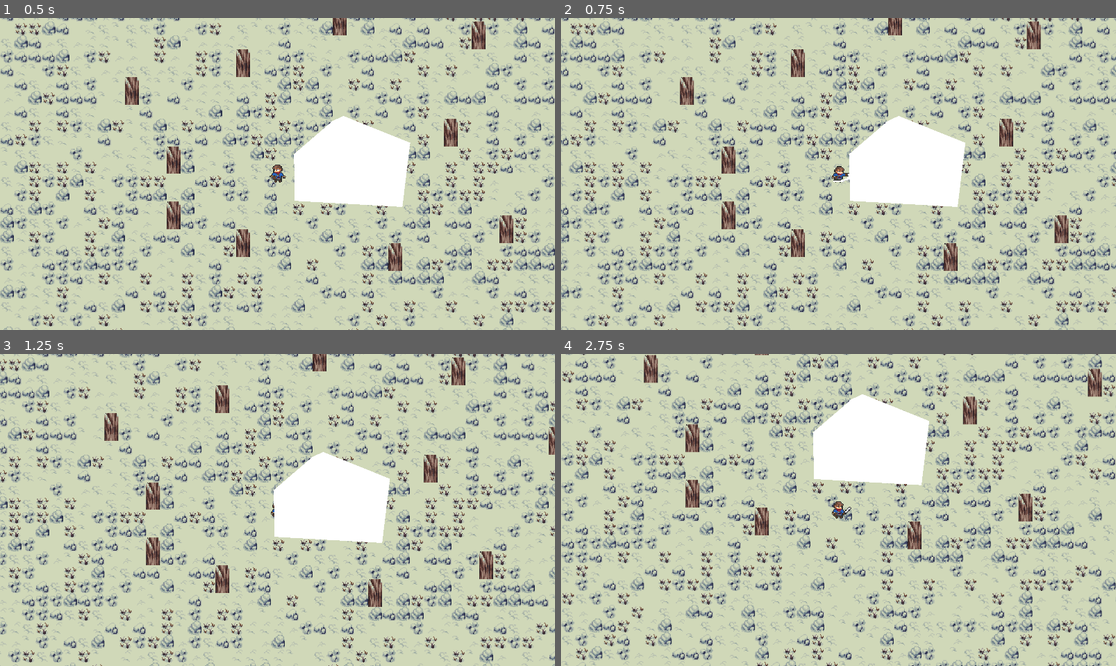
Above: before the commit, frames 1-4 (two rows, left to right).
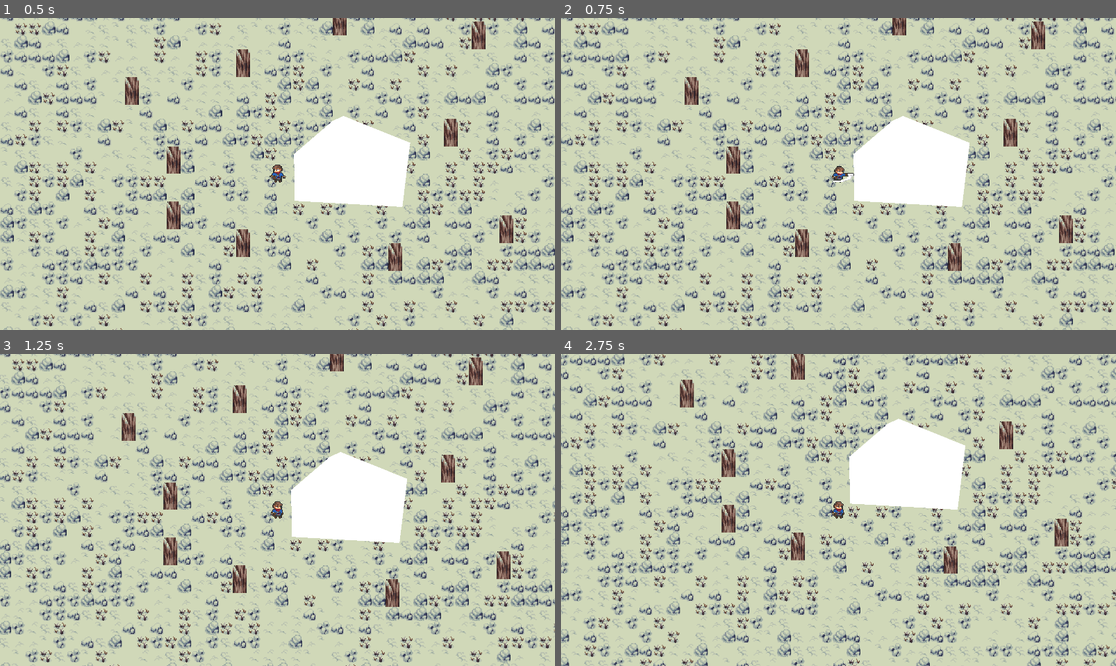
Above: after the commit, the same moments.

Repository: Frisoulou/Blizzard
Game: Godot game, scene res://Scenes/main.tscn
Two runs of this game, one before a commit and one after it. Both use one fixed random seed, a clock stepped at 60 frames per second and the inputs below.
Inputs (mouse positions are in pixels of both pictures, inside the frame that each line leads up to):
- Up to frame 1 (0.5 s): no input
- Up to frame 2 (0.75 s): tap Enter at 0.5 s; move the mouse to (960, 158) at 0.52 s; press the mouse at (960, 158) at 0.53 s; hold Right (right) from 0.53 s (still down)
- Up to frame 3 (1.25 s): keep holding Right (right)
- Up to frame 4 (2.75 s): move the mouse to (727, 525) at 1.27 s; release Right (right) at 1.28 s; release the mouse at (727, 525) at 1.28 s; hold Down (down) 1.28-2.03 s; click (727, 525) at 1.35 s; move the mouse to (894, 441) at 2.02 s; press the mouse at (894, 441) at 2.03 s; hold Right (right) from 2.03 s (still down)

Frame 1 is identical in both runs. In frame 2, 24% of the frame differs, in the area x 0-100%, y 0-100%; in frame 3, 31%; in frame 4, 34%.

Commit message:
More attack features
Added a new hitbox to the axe
Made Attacking state so that it last for the right amount of time
Made Attacking so that it check if there is a collision (tree) in the axe hitbox

Diff:
--- a/Scenes/Player/player.tscn
+++ b/Scenes/Player/player.tscn
@@ -6,6 +6,7 @@
 [ext_resource type="Script" uid="uid://dwh8j3aljk0uh" path="res://Scripts/player/StateIdle.gd" id="4_htcer"]
 [ext_resource type="Script" uid="uid://b6a3iqtgmy701" path="res://Scripts/player/StateWalking.gd" id="4_mtuoh"]
 [ext_resource type="Script" uid="uid://ngi4ttiey71p" path="res://Scripts/player/StateAttacking.gd" id="6_dd0ac"]
+[ext_resource type="Script" uid="uid://bfktk7agwxebt" path="res://Scripts/player/AxeCollision.gd" id="7_0u5uq"]
 
 [sub_resource type="AtlasTexture" id="AtlasTexture_a3d8c"]
 atlas = ExtResource("2_xpcdj")
@@ -184,6 +185,9 @@
 [sub_resource type="RectangleShape2D" id="RectangleShape2D_hnuln"]
 size = Vector2(12, 19)
 
+[sub_resource type="RectangleShape2D" id="RectangleShape2D_dd0ac"]
+size = Vector2(24, 15)
+
 [node name="Player" type="CharacterBody2D"]
 z_index = 1
 script = ExtResource("1_a3d8c")
@@ -193,8 +197,10 @@
 sprite_frames = SubResource("SpriteFrames_ks1b7")
 animation = &"Attack"
 autoplay = "Idle"
-
-[node name="CollisionShape2D" type="CollisionShape2D" parent="."]
+frame = 9
+frame_progress = 1.0
+
+[node name="PlayerCollision2D" type="CollisionShape2D" parent="."]
 shape = SubResource("RectangleShape2D_hnuln")
 
 [node name="RemoteCamera" type="RemoteTransform2D" parent="."]
@@ -213,5 +219,21 @@
 
 [node name="Running" type="Node" parent="StateMachine"]
 
-[node name="Attacking" type="Node" parent="StateMachine"]
+[node name="Attacking" type="Node" parent="StateMachine" node_paths=PackedStringArray("player")]
 script = ExtResource("6_dd0ac")
+player = NodePath("../..")
+
+[node name="Timer" type="Timer" parent="StateMachine/Attacking"]
+wait_time = 0.5
+one_shot = true
+
+[node name="Area2D" type="Area2D" parent="."]
+
+[node name="AxeCollision2D" type="CollisionShape2D" parent="Area2D"]
+position = Vector2(6, 5.5)
+shape = SubResource("RectangleShape2D_dd0ac")
+script = ExtResource("7_0u5uq")
+
+[connection signal="timeout" from="StateMachine/Attacking/Timer" to="StateMachine/Attacking" method="_on_timer_timeout"]
+[connection signal="body_entered" from="Area2D" to="." method="_on_area_2d_body_entered"]
+[connection signal="body_exited" from="Area2D" to="." method="_on_area_2d_body_exited"]
--- /dev/null
+++ b/Scripts/player/AxeCollision.gd
@@ -0,0 +1,4 @@
+extends CollisionShape2D
+
+func _process(delta: float) -> void:
+	pass
--- a/Scripts/player/StateAttacking.gd
+++ b/Scripts/player/StateAttacking.gd
@@ -2,17 +2,28 @@
 
 @export var player : CharacterBody2D
 @onready var animated_sprite_2d: AnimatedSprite2D = $"../../AnimatedSprite2D"
+@onready var timer: Timer = $Timer
 
 func Exit():
 	pass
 
 func Enter():
-	print("changed state : idle")
+	print("changed state : attack")
 	animated_sprite_2d.play("Attack")
 
+	if timer.is_stopped():
+		timer.start()
+
 func Update(delta: float):
-	if animated_sprite_2d.animation_finished:
-		Transitioned.emit(self, "Idle")
+	pass
 
 func Physics_update(delta: float):
 	pass
+
+
+
+func _on_timer_timeout() -> void:
+	Transitioned.emit(self, "Idle")
+
+	if player.near:
+		print("tree is destroyed")
--- a/Scripts/player/StateMachine.gd
+++ b/Scripts/player/StateMachine.gd
@@ -23,7 +23,7 @@
 		current_state.Physics_update(delta)
 
 func on_child_transition(state, new_state_name):
-	print("transition : ", state, " to ", new_state_name)
+	#print("transition : ", state, " to ", new_state_name)
 	if state != current_state:
 		return
 
--- a/Scripts/player/player.gd
+++ b/Scripts/player/player.gd
@@ -1,10 +1,19 @@
 extends CharacterBody2D
 
 @export var speed = 300.0
+var near: bool = false
 
 func _ready() -> void:
 	pass
 
 func _process(delta: float) -> void:
+	move_and_slide()
 
-	move_and_slide()
+
+func _on_area_2d_body_entered(body: TileMap) -> void:
+	near = true
+	print("entered ", near)
+
+func _on_area_2d_body_exited(body: TileMap) -> void:
+	near = false
+	print("entered ", near)
Not shown: 1 places in Scenes/Player/player.tscn that only renumber resources
Not shown, added: Scripts/player/AxeCollision.gd.uid
